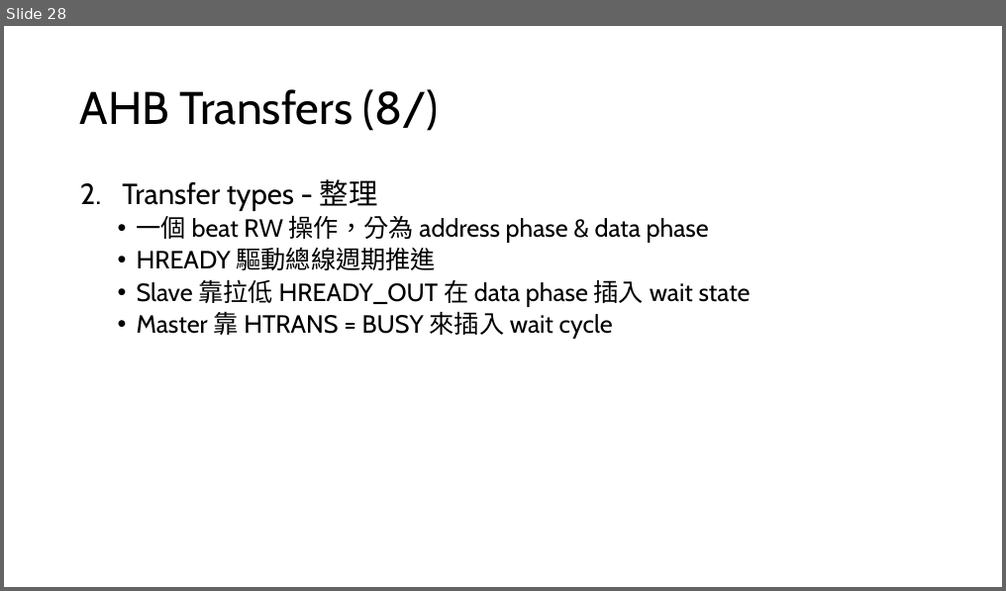
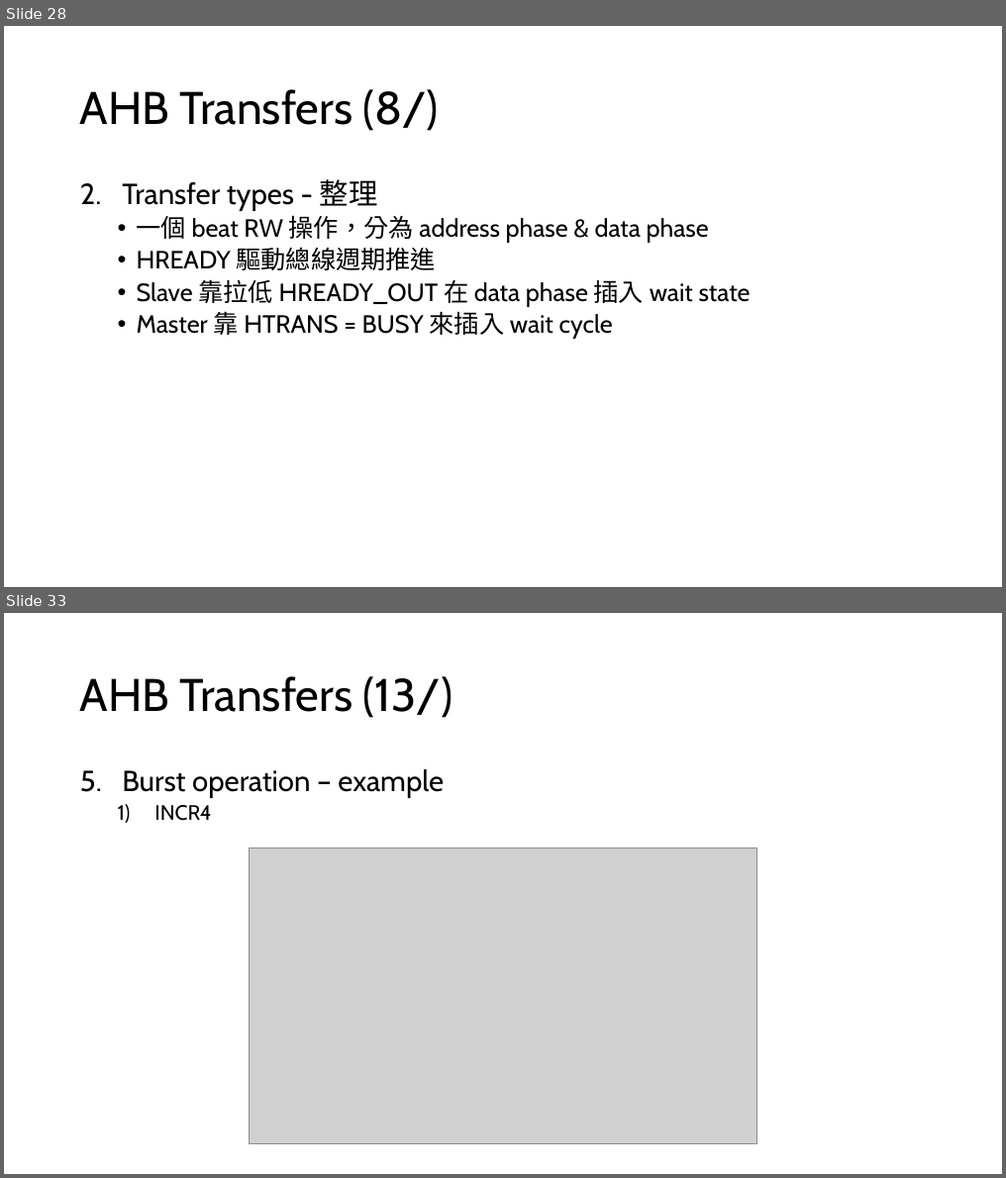
Before and after one commit to s9001055/DV_learning, a slide deck: AMBA/AMBA_learning.pptx. Shown one above the other, each under a label of ours: slide 28 before the commit, slides 28 and 33 after it; the slides between them are not shown. The pictures are 1006x591 and 1006x1178 pixels, drawn with LibreOffice and Linux fonts; fonts in the diff are those of the drawing; grey boxes stand for pictures. Boxes give left, top, right and bottom in pixels: in the first picture for what was removed or moved away, otherwise in the second. Text is boxed around its words. In the diff, an @@ line names an element or a change of style, - is before the commit and + after.

Commit message:
Modify: AMBA/AMBA_learning.pptx 1. Add chapter2 Locked transfers 2. Add chapter2 Transfer size 3. Add chapter2 Burst operation

```diff
--- a/AMBA/AMBA_learning.pptx
+++ b/AMBA/AMBA_learning.pptx
@@ slide 33 added at [4, 613, 1002, 1174], background #FFFFFF @@
@@ title added at [80, 676, 452, 718], 44 pt, text #000000 @@
+AHB Transfers (13/)
@@ text added at [122, 769, 444, 821], 28 pt, text #000000 @@
+5. Burst operation – example
+  1) INCR4
@@ picture added at [249, 849, 757, 1145] @@
```
Also in this commit, not shown: 1 slide changed, 6 other slides added, 1 other file.
